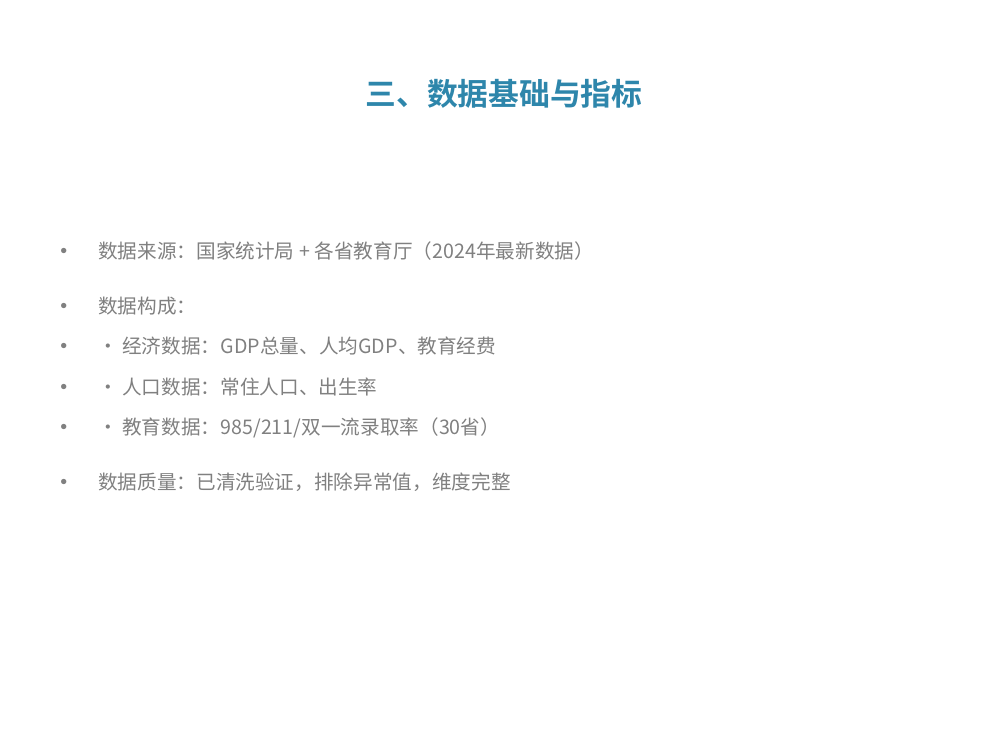
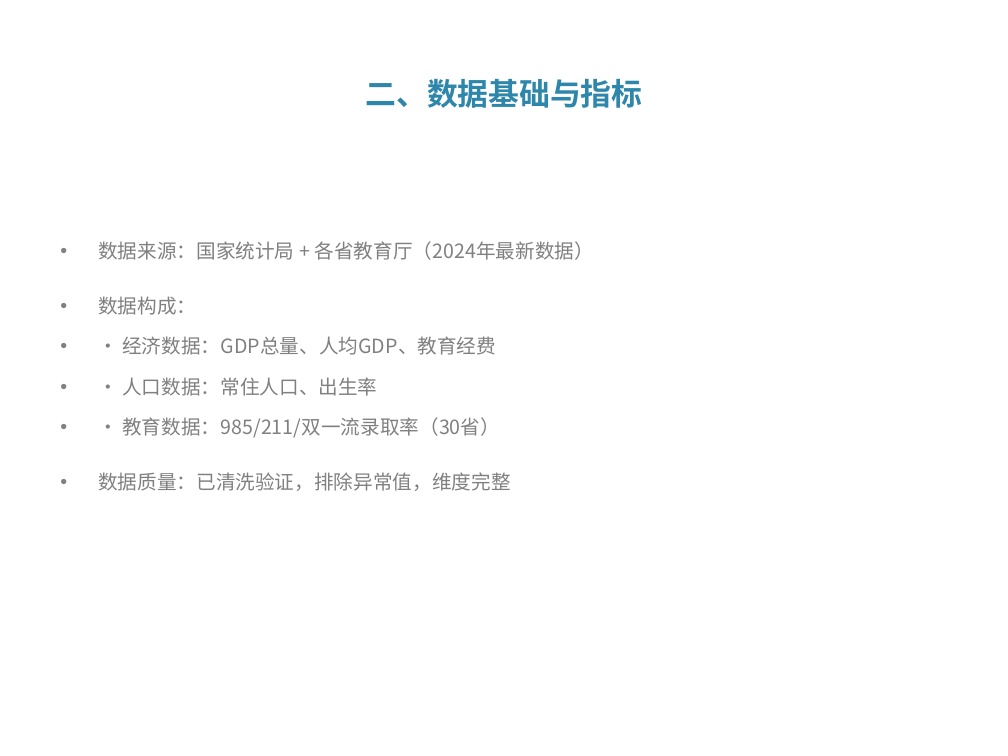
Before and after one commit to Tequlia-Hermit/DaSE-Introduction-, a slide deck: slide 3 of 教育经济分析_期末大作业.pptx. Drawn at 1008x756 pixels with LibreOffice and Linux fonts; fonts in the diff are those of the drawing. Boxes give left, top, right and bottom in pixels: in the first picture for what was removed or moved away, otherwise in the second. Text is boxed around its words. In the diff, an @@ line names an element or a change of style, - is before the commit and + after.

```diff
--- a/教育经济分析_期末大作业.pptx
+++ b/教育经济分析_期末大作业.pptx
@@ title at <box>366,79,643,108</box>: text changed @@
-三、数据基础与指标
+二、数据基础与指标
```
Also in this commit, not shown: 7 other slides changed, 7 other files.
